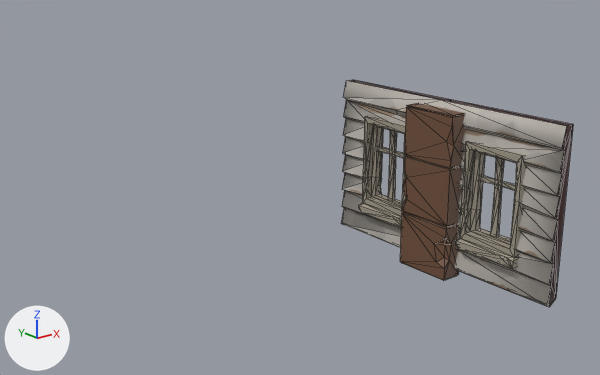
One commit to the glTF model models/environment/house_side2.gltf: the scene before it, then after it.
The view is the same before and after, from a camera (50 mm lens) standing at (-14.59, -8.16, 6.64) and looking at (-5.53, 3.16, 2.11). Every picture has the same lights, and +X, +Y and +Z are marked at lower left. Mesh edges are drawn as thin lines. Objects named as collision shapes, trigger or cutter boxes, shadow casters or lower levels of detail are left out. Vertices at the same position are counted once.

Script lines for the objects in view, before the commit:
```python
me_scene_005 = bpy.data.meshes.new('Scene.005')
me_scene_005.from_pydata(...)  # 487 vertices, 840 faces; spans x -409.0..-307.0, y 64.0..377.0, z -392.0..108.0
me_scene_005.materials.append(mat_polygonfarm_01_a_001)  # picture img_polygonfarm_texture_01_a
ob_house_side2 = bpy.data.objects.new('house_side2', me_scene_005)
ob_house_side2.location = (0.0, 0.0, 0.0)
ob_house_side2.rotation_euler = (1.571, 0.0, 0.0)  # degrees (90, 0, 0)
ob_house_side2.scale = (0.01, 0.01, 0.01)
```
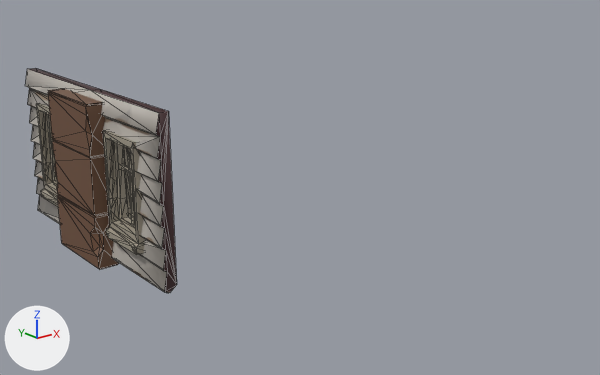
Location of each change, [x1, y1, x2, y2] in pixels of the pictures (600 x 375 px; the box of a moved part takes in the faces that stretch with it):
'house_side2', reshaped, moved, rescaled (34% narrower): before [341, 80, 573, 307]; after [25, 68, 177, 293]
part 1 of me_scene_005, moved or reshaped: before [490, 158, 504, 236]; after [126, 147, 135, 224]
part 2 of me_scene_005, moved or reshaped: before [456, 141, 526, 269]; after [103, 130, 145, 255]
part 3 of me_scene_005, moved or reshaped (not visible afterwards): before [388, 131, 397, 200]
part 4 of me_scene_005, moved or reshaped: before [359, 116, 406, 227]; after [36, 103, 58, 207]
part 5 of me_scene_005, moved or reshaped: before [480, 175, 515, 191]; after [120, 164, 132, 174]
part 6 of me_scene_005, moved or reshaped (not visible afterwards): before [378, 147, 404, 159]
part 7 of me_scene_005, moved or reshaped: before [400, 103, 465, 281]; after [48, 88, 109, 269]
part 8 of me_scene_005, moved or reshaped: before [341, 98, 465, 247]; after [26, 86, 60, 224]
part 9 of me_scene_005, moved or reshaped: before [434, 113, 465, 280]; after [86, 102, 119, 269]
part 10 of me_scene_005, moved or reshaped: before [497, 148, 564, 263]; after [122, 136, 165, 249]
part 11 of me_scene_005, moved or reshaped: before [343, 80, 573, 148]; after [25, 68, 167, 135]
part 12 of me_scene_005, moved or reshaped: before [396, 110, 573, 307]; after [103, 111, 177, 293]

Patch to the scene script:
```diff
--- a/models/environment/house_side2.gltf.py
+++ b/models/environment/house_side2.gltf.py
@@ me_scene_005 @@
 # used by ob_house_side2; location = (0.0, 0.0, 0.0); rotation_euler = (1.571, 0.0, 0.0), in degrees (90, 0, 0); scale = (0.01, 0.01, 0.01)
-me_scene_005.from_pydata(...)  # 487 vertices, 840 faces; spans x -409.0..-307.0, y 64.0..377.0, z -392.0..108.0
+me_scene_005.from_pydata(...)  # 487 vertices, 840 faces; spans x -43.0..59.0, y -132.0..181.0, z -285.0..291.0
+# me_scene_005 part 1: the loose piece of 15 vertices spanning x -369.0..-362.0, y 161.0..301.0, z -24.0..-11.0 is moved by (366.0, -196.0, 174.0)
+# me_scene_005 part 2: the loose piece of 77 vertices spanning x -394.0..-345.0, y 127.0..318.0, z -78.0..44.0 is moved by (366.0, -196.0, 174.0)
+# me_scene_005 part 3: the loose piece of 15 vertices spanning x -369.0..-362.0, y 161.0..301.0, z -274.0..-261.0 is moved by (366.0, -196.0, 107.0)
+# me_scene_005 part 4: the loose piece of 77 vertices spanning x -394.0..-345.0, y 127.0..318.0, z -328.0..-206.0 is moved by (366.0, -196.0, 107.0)
+# me_scene_005 part 5: the loose piece of 12 vertices spanning x -369.0..-363.0, y 250.0..259.0, z -60.0..25.0 is moved by (366.0, -196.0, 174.0)
+# me_scene_005 part 6: the loose piece of 12 vertices spanning x -369.0..-363.0, y 250.0..259.0, z -310.0..-225.0 is moved by (366.0, -196.0, 107.0)
+# me_scene_005 part 7: 88 of the vertices in x -409.0..-307.0, y 64.0..364.0, z -320.0..-144.0 are moved by (366.0, -196.0, 107.0)
+# me_scene_005 part 8: 21 of the vertices in x -383.0..-359.0, y 77.0..377.0, z -392.0 are moved by (366.0, -196.0, 107.0)
+# me_scene_005 part 9: 91 of the vertices in x -409.0..-307.0, y 64.0..364.0, z -142.0..-58.0 are moved by (366.0, -196.0, 174.0)
+# me_scene_005 part 10: 12 of the vertices in x -383.0..-359.0, y 146.0..315.0, z 35.0..36.0 are moved by (366.0, -196.0, 174.0)
+# me_scene_005 part 11: 2 of the vertices in x -376.0..-359.0, y 377.0, z -142.0 are moved by (366.0, -196.0, 174.0)
+# me_scene_005 part 12: all 21 vertices in x -383.0..-359.0, y 77.0..377.0, z 108.0 are moved by (366.0, -196.0, 183.0)
 me_scene_005.materials.append(mat_polygonfarm_01_a_001)
@@ ob_house_side2 @@
 ob_house_side2 = bpy.data.objects.new('house_side2', me_scene_005)
-ob_house_side2.location = (0.0, 0.0, 0.0)
+ob_house_side2.location = (-8.38, 5.59, 2.12)
 ob_house_side2.rotation_euler = (1.571, 0.0, 0.0)  # degrees (90, 0, 0)
-ob_house_side2.scale = (0.01, 0.01, 0.01)
+ob_house_side2.scale = (0.0101, 0.01, 0.00915)
```
